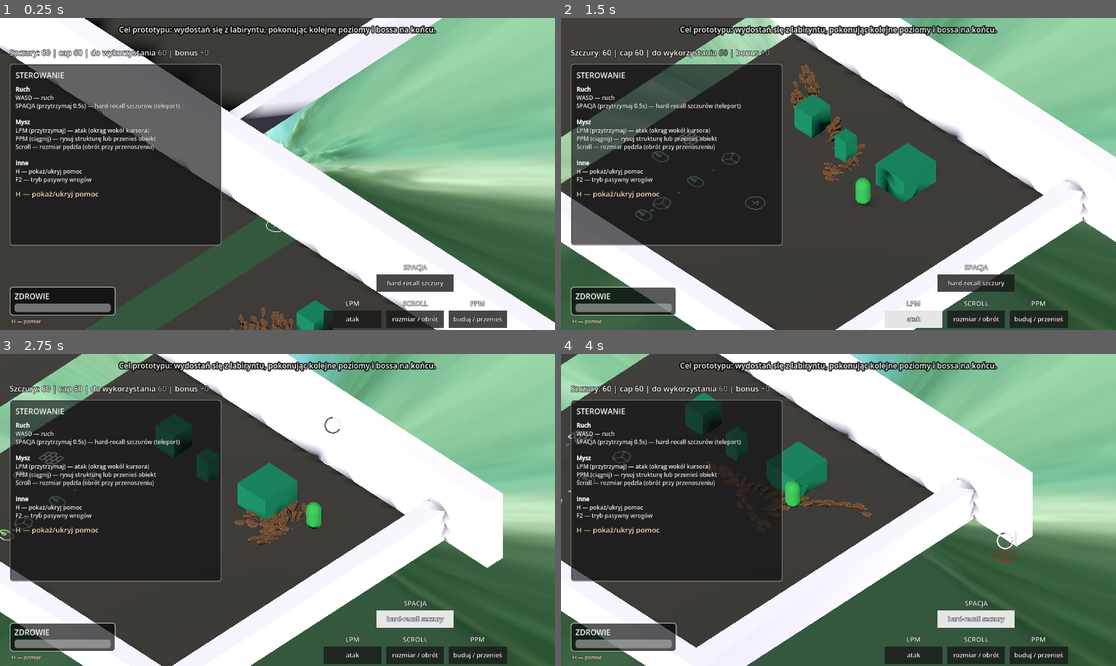
Above: before the commit, frames 1-4 (two rows, left to right).
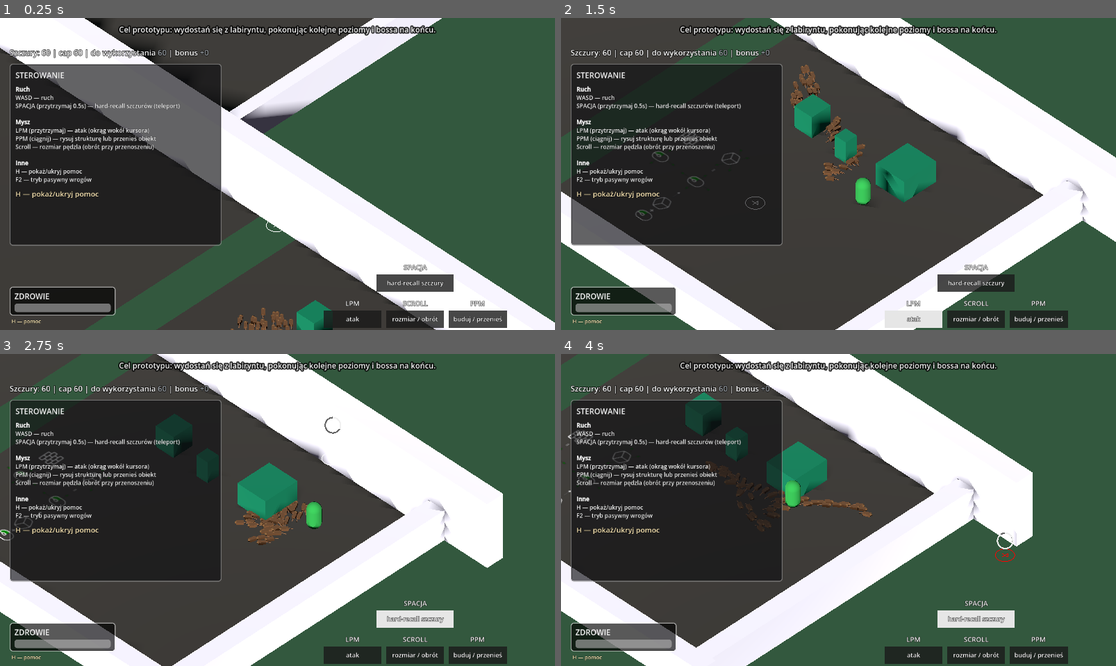
Above: after the commit, the same moments.

Repository: VirtuaIL/ZTGK-Prototyp
Game: Godot game, scene res://scenes/main.tscn
The game is run twice, just before and just after one commit, with the same random seed, the same clock (stepped at 60 frames per second) and the same inputs.
Inputs (mouse positions are in pixels of both pictures, inside the frame that each line leads up to):
- Up to frame 1 (0.25 s): no input
- Up to frame 2 (1.5 s): tap Enter at 0.5 s; move the mouse to (960, 158) at 0.52 s; hold D (move_right) 0.53-1.25 s; hold Space (recall_rats) 0.53-1.25 s; click (960, 158) at 0.67 s; drag from (727, 189) to (810, 236) at 1.27 s
- Up to frame 3 (2.75 s): move the mouse to (333, 441) at 2.02 s; hold D (move_right) from 2.03 s (still down); hold Space (recall_rats) from 2.03 s (still down)
- Up to frame 4 (4 s): release D (move_right) at 2.75 s; release Space (recall_rats) at 2.75 s; drag from (810, 572) to (672, 463) at 2.77 s; move the mouse to (1005, 556) at 3.52 s; hold A (move_left) from 3.53 s (still down); hold Space (recall_rats) from 3.53 s (still down)

The runs differ from the first frame. In frame 1, 24% of the frame differs, in the area x 41-100%, y 0-100%; in frame 2, 13%; in frame 3, 17%; in frame 4, 17%.

Commit message:
adding skydome for fixing the ortho-skybox issues

Diff:
--- a/scenes/main.tscn
+++ b/scenes/main.tscn
@@ -8,6 +8,7 @@
 [ext_resource type="Script" uid="uid://6hrls1c66kbk" path="res://scripts/stratagem_system.gd" id="5_strat_sys"]
 [ext_resource type="PackedScene" path="res://scenes/ui/stratagem_hud.tscn" id="6_strat_hud"]
 [ext_resource type="Script" uid="uid://cqlm0vrnjh80h" path="res://scripts/ui/ability_timer_hud.gd" id="7_ability_hud"]
+[ext_resource type="Script" uid="uid://ctc2bsnfge0om" path="res://scripts/skydome_follow.gd" id="7_skydome"]
 [ext_resource type="PackedScene" uid="uid://divan6b1wixm4" path="res://scenes/box.tscn" id="8_tipki"]
 [ext_resource type="PackedScene" uid="uid://bfcj0ua6gp4yq" path="res://scenes/door.tscn" id="9_85g3d"]
 [ext_resource type="PackedScene" uid="uid://dujlhiqakpum2" path="res://scenes/turret_solid.tscn" id="9_vxglm"]
@@ -46,6 +47,14 @@
 ambient_light_color = Color(0.3, 0.28, 0.35, 1)
 ambient_light_energy = 0.5
 
+[sub_resource type="StandardMaterial3D" id="StandardMaterial3D_skydome"]
+cull_mode = 2
+shading_mode = 0
+albedo_texture = ExtResource("2_0ld40")
+
+[sub_resource type="SphereMesh" id="SphereMesh_skydome"]
+material = SubResource("StandardMaterial3D_skydome")
+
 [sub_resource type="StandardMaterial3D" id="StandardMaterial3D_1"]
 albedo_color = Color(0.25, 0.22, 0.2, 1)
 
@@ -100,6 +109,12 @@
 
 [node name="WorldEnvironment" type="WorldEnvironment" parent="." unique_id=746167855]
 environment = SubResource("Environment_1")
+
+[node name="Skydome" type="MeshInstance3D" parent="." unique_id=1114823999]
+transform = Transform3D(1000, 0, 0, 0, 1000, 0, 0, 0, 1000, 0, 0, 0)
+cast_shadow = 0
+mesh = SubResource("SphereMesh_skydome")
+script = ExtResource("7_skydome")
 
 [node name="DirectionalLight3D" type="DirectionalLight3D" parent="." unique_id=901514293]
 transform = Transform3D(0.866025, -0.25, 0.433013, 0, 0.866025, 0.5, -0.5, -0.433013, 0.75, 5, 10, 5)
--- /dev/null
+++ b/scripts/skydome_follow.gd
@@ -0,0 +1,6 @@
+extends Node3D
+
+func _process(_delta: float) -> void:
+	var cam := get_viewport().get_camera_3d()
+	if cam:
+		global_position = cam.global_position
Not shown, added: scripts/skydome_follow.gd.uid
